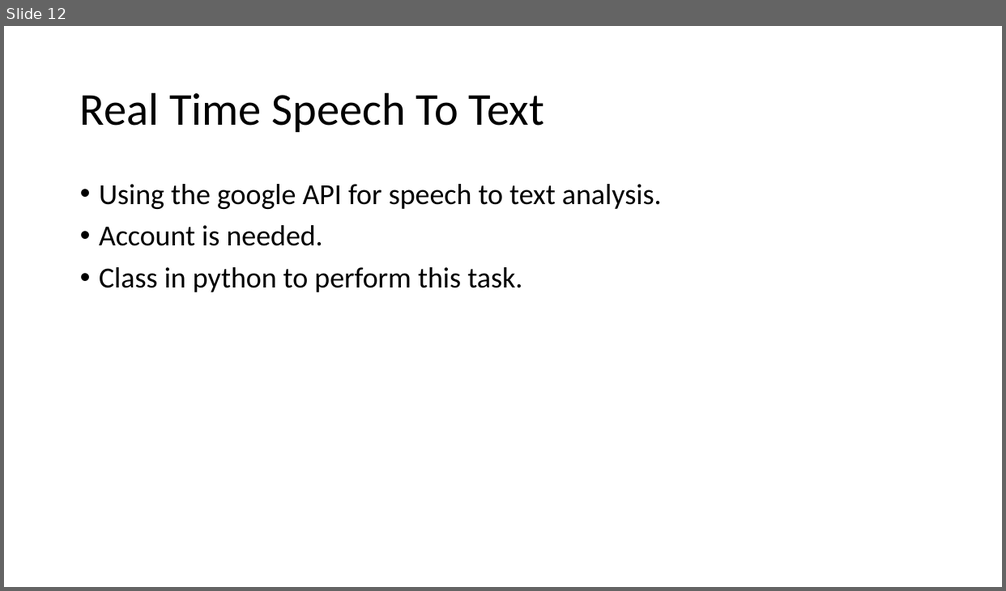
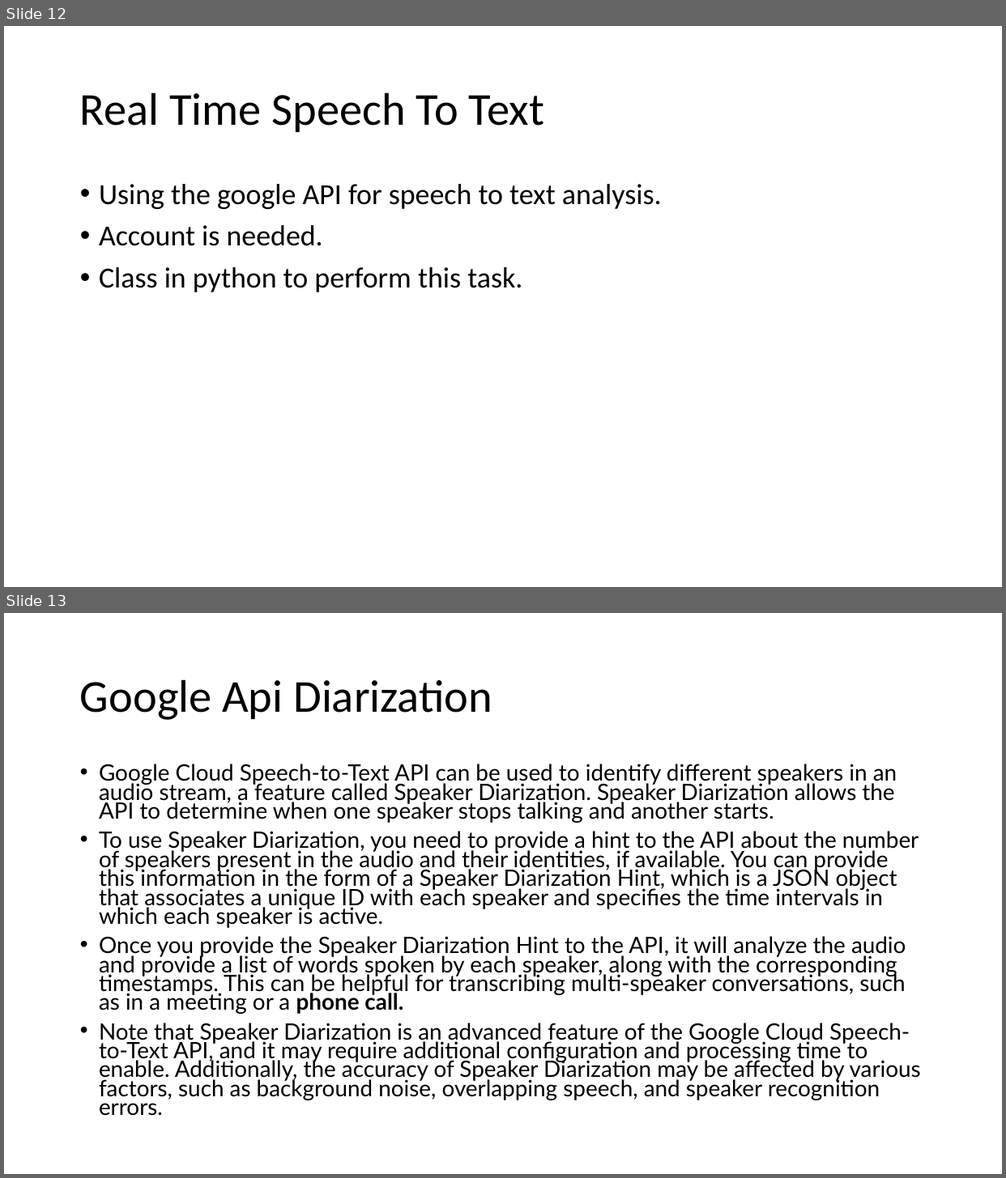
Before and after one commit to Naveenramana/Minor-project-, a slide deck: Reading Material/Office_Documents/dissertation_powerpoint.pptx. Shown one above the other, each under a label of ours: slide 12 before the commit, slides 12 and 13 after it. The pictures are 1006x591 and 1006x1178 pixels, drawn with LibreOffice and Linux fonts; fonts in the diff are those of the drawing. Boxes give left, top, right and bottom in pixels: in the first picture for what was removed or moved away, otherwise in the second. Text is boxed around its words. In the diff, an @@ line names an element or a change of style, - is before the commit and + after.

Commit message:
Various

```diff
--- a/Reading Material/Office_Documents/dissertation_powerpoint.pptx
+++ b/Reading Material/Office_Documents/dissertation_powerpoint.pptx
@@ slide 13 added at <box>4,613,1002,1174</box>, background #FFFFFF @@
@@ title added at <box>80,679,492,720</box>, 44 pt, text #000000 @@
+Google Api Diarization
@@ text added at <box>99,764,921,1116</box>, 21.7 pt, text #000000 @@
+• Google Cloud Speech-to-Text API can be used to identify different speakers in an audio stream, a feature called Speaker Diarization. Speaker Diarization allows the API to determine when one speaker stops talking and another starts.
+• To use Speaker Diarization, you need to provide a hint to the API about the number of speakers present in the audio and their identities, if available. You can provide this information in the form of a Speaker Diarization Hint, which is a JSON object that associates a unique ID with each speaker and specifies the time intervals in which each speaker is active.
+• Once you provide the Speaker Diarization Hint to the API, it will analyze the audio and provide a list of words spoken by each speaker, along with the corresponding timestamps. This can be helpful for transcribing multi-speaker conversations, such as in a meeting or a phone call.
+• Note that Speaker Diarization is an advanced feature of the Google Cloud Speech-to-Text API, and it may require additional configuration and processing time to enable. Additionally, the accuracy of Speaker Diarization may be affected by various factors, such as background noise, overlapping speech, and speaker recognition errors.
```
Also in this commit, not shown: 2 other files.
